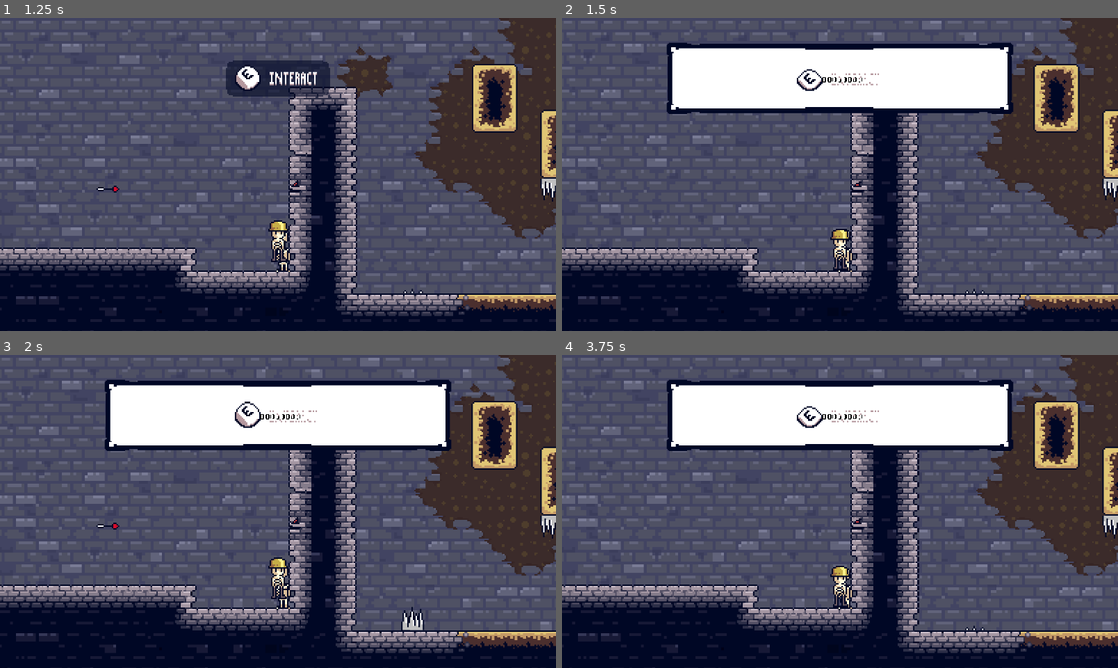
Above: before the commit, frames 1-4 (two rows, left to right).
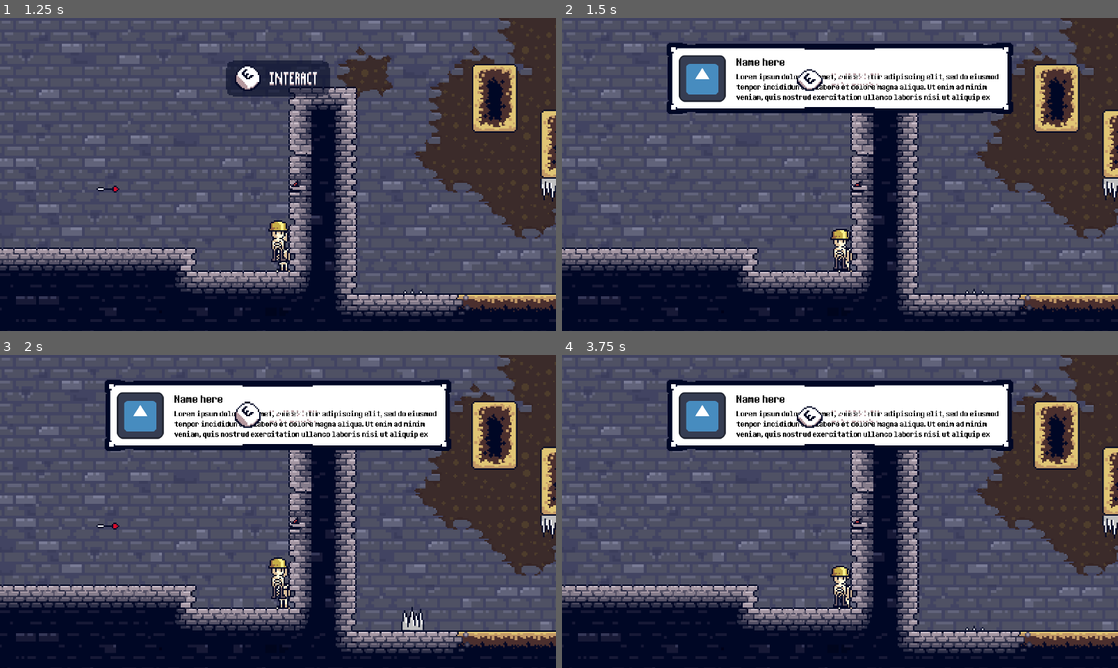
Above: after the commit, the same moments.

Repository: Lukko-Digital/You-Made-The-Dungeon
Game: Godot game, scene res://scenes/level1.tscn
The game is run twice, just before and just after one commit, with the same random seed, the same clock (stepped at 60 frames per second) and the same inputs. The engine's default icon, where the game draws it, is replaced by a stand-in: a white triangle on a blue panel in a dark square.
Inputs:
- Up to frame 1 (1.25 s): hold D (right) from 0.53 s (still down); tap E (interact) at 0.6 s; tap Space (jump) at 0.77 s
- Up to frame 2 (1.5 s): keep holding D (right); tap E (interact) at 1.35 s
- Up to frame 3 (2 s): keep holding D (right); tap Space (jump) at 1.52 s
- Up to frame 4 (3.75 s): release D (right) at 2.03 s; hold A (left) 2.03-2.78 s; tap E (interact) at 2.1, 2.85, 3.6 s; hold D (right) from 2.78 s (still down); tap Space (jump) at 3.02 s

Frame 1 is identical in both runs. In frame 2, 2.6% of the frame differs, in the area x 18-82%, y 7-31%; in frame 3, 2.6%; in frame 4, 2.6%.
Error in both runs: Invalid assignment of property or key 'parameters/conditions/not_shot' with value of type 'bool' on a base object of type 'AnimationTree'. (res://scripts/playe…

Commit message:
format dialogue box

Diff:
--- a/scenes/ui.tscn
+++ b/scenes/ui.tscn
@@ -1,10 +1,11 @@
-[gd_scene load_steps=8 format=3 uid="uid://bkhd2ngxnf8vq"]
+[gd_scene load_steps=9 format=3 uid="uid://bkhd2ngxnf8vq"]
 
 [ext_resource type="Script" path="res://scripts/ui.gd" id="1_jwmxf"]
 [ext_resource type="Texture2D" uid="uid://03o6p8phl2e2" path="res://assets/sprites/textbox.png" id="2_6wxhs"]
 [ext_resource type="FontFile" uid="uid://c1t3nidwmcnq4" path="res://assets/fonts/8bitoperator_jve.ttf" id="2_exex5"]
 [ext_resource type="Texture2D" uid="uid://dx461uwio2nym" path="res://assets/sprites/key_press.png" id="2_iarai"]
 [ext_resource type="Texture2D" uid="uid://criln7mov7pob" path="res://assets/sprites/key_press_bg.png" id="3_d1usr"]
+[ext_resource type="Texture2D" uid="uid://y30crtfokuno" path="res://icon.svg" id="6_e10rv"]
 
 [sub_resource type="Animation" id="Animation_wtn3e"]
 resource_name = "idle"
@@ -54,6 +55,7 @@
 layout_mode = 2
 
 [node name="DialoguePrompt" type="Control" parent="HBoxContainer/VBoxContainer/MarginContainer2"]
+visible = false
 layout_mode = 2
 size_flags_horizontal = 4
 size_flags_vertical = 4
@@ -77,28 +79,26 @@
 }
 
 [node name="DialogueBox" type="NinePatchRect" parent="HBoxContainer/VBoxContainer/MarginContainer2"]
-visible = false
 custom_minimum_size = Vector2(0, 120)
 layout_mode = 2
 texture = ExtResource("2_6wxhs")
-patch_margin_left = 36
-patch_margin_top = 36
-patch_margin_right = 36
-patch_margin_bottom = 36
+patch_margin_left = 42
+patch_margin_top = 42
+patch_margin_right = 42
+patch_margin_bottom = 42
 
-[node name="Label" type="Label" parent="HBoxContainer/VBoxContainer/MarginContainer2/DialogueBox"]
-layout_mode = 1
-anchors_preset = 8
-anchor_left = 0.5
-anchor_top = 0.5
-anchor_right = 0.5
-anchor_bottom = 0.5
-offset_left = -349.0
-offset_top = -48.5
-offset_right = 349.0
-offset_bottom = 48.5
+[node name="TextTimer" type="Timer" parent="HBoxContainer/VBoxContainer/MarginContainer2/DialogueBox"]
+one_shot = true
+
+[node name="Dialogue" type="Label" parent="HBoxContainer/VBoxContainer/MarginContainer2/DialogueBox"]
+visible = false
+layout_mode = 2
+offset_right = 1200.0
+offset_bottom = 250.0
 grow_horizontal = 2
 grow_vertical = 2
+size_flags_horizontal = 3
+size_flags_vertical = 1
 theme_override_colors/font_color = Color(0, 0, 0, 1)
 theme_override_fonts/font = ExtResource("2_exex5")
 theme_override_font_sizes/font_size = 40
@@ -107,8 +107,67 @@
 vertical_alignment = 1
 autowrap_mode = 3
 
-[node name="TextTimer" type="Timer" parent="HBoxContainer/VBoxContainer/MarginContainer2/DialogueBox"]
-one_shot = true
+[node name="VBoxContainer" type="VBoxContainer" parent="HBoxContainer/VBoxContainer/MarginContainer2/DialogueBox"]
+layout_mode = 1
+anchors_preset = 15
+anchor_right = 1.0
+anchor_bottom = 1.0
+grow_horizontal = 2
+grow_vertical = 2
+
+[node name="MarginContainer" type="MarginContainer" parent="HBoxContainer/VBoxContainer/MarginContainer2/DialogueBox/VBoxContainer"]
+custom_minimum_size = Vector2(0, 40)
+layout_mode = 2
+
+[node name="HBoxContainer" type="HBoxContainer" parent="HBoxContainer/VBoxContainer/MarginContainer2/DialogueBox/VBoxContainer"]
+layout_mode = 2
+size_flags_vertical = 3
+
+[node name="MarginContainer" type="MarginContainer" parent="HBoxContainer/VBoxContainer/MarginContainer2/DialogueBox/VBoxContainer/HBoxContainer"]
+custom_minimum_size = Vector2(40, 0)
+layout_mode = 2
+
+[node name="TextureRect" type="TextureRect" parent="HBoxContainer/VBoxContainer/MarginContainer2/DialogueBox/VBoxContainer/HBoxContainer"]
+custom_minimum_size = Vector2(161, 0)
+layout_mode = 2
+texture = ExtResource("6_e10rv")
+
+[node name="MarginContainer2" type="MarginContainer" parent="HBoxContainer/VBoxContainer/MarginContainer2/DialogueBox/VBoxContainer/HBoxContainer"]
+custom_minimum_size = Vector2(30, 0)
+layout_mode = 2
+
+[node name="Text" type="VBoxContainer" parent="HBoxContainer/VBoxContainer/MarginContainer2/DialogueBox/VBoxContainer/HBoxContainer"]
+layout_mode = 2
+size_flags_horizontal = 3
+
+[node name="Label" type="Label" parent="HBoxContainer/VBoxContainer/MarginContainer2/DialogueBox/VBoxContainer/HBoxContainer/Text"]
+custom_minimum_size = Vector2(0, 50)
+layout_mode = 2
+theme_override_colors/font_color = Color(0, 0, 0, 1)
+theme_override_fonts/font = ExtResource("2_exex5")
+theme_override_font_sizes/font_size = 45
+text = "Name here"
+
+[node name="MarginContainer" type="MarginContainer" parent="HBoxContainer/VBoxContainer/MarginContainer2/DialogueBox/VBoxContainer/HBoxContainer/Text"]
+layout_mode = 2
+
+[node name="Label2" type="Label" parent="HBoxContainer/VBoxContainer/MarginContainer2/DialogueBox/VBoxContainer/HBoxContainer/Text"]
+layout_mode = 2
+size_flags_vertical = 3
+theme_override_colors/font_color = Color(0, 0, 0, 1)
+theme_override_fonts/font = ExtResource("2_exex5")
+theme_override_font_sizes/font_size = 32
+text = "Lorem ipsum dolor sit amet, consectetur adipiscing elit, sed do eiusmod tempor incididunt ut labore et dolore magna aliqua. Ut enim ad minim veniam, quis nostrud exercitation ullamco laboris nisi ut aliquip ex ea commodo consequat. Duis aute irure dolor in reprehenderit in voluptate velit esse cillum dolore eu fugiat nulla pariatur. Excepteur sint occaecat cupidatat non proident, sunt in culpa qui officia deserunt mollit anim id est laborum."
+autowrap_mode = 2
+text_overrun_behavior = 1
+
+[node name="MarginContainer3" type="MarginContainer" parent="HBoxContainer/VBoxContainer/MarginContainer2/DialogueBox/VBoxContainer/HBoxContainer"]
+custom_minimum_size = Vector2(40, 0)
+layout_mode = 2
+
+[node name="MarginContainer2" type="MarginContainer" parent="HBoxContainer/VBoxContainer/MarginContainer2/DialogueBox/VBoxContainer"]
+custom_minimum_size = Vector2(0, 41)
+layout_mode = 2
 
 [node name="MarginContainer3" type="MarginContainer" parent="HBoxContainer/VBoxContainer"]
 custom_minimum_size = Vector2(0, 30)
